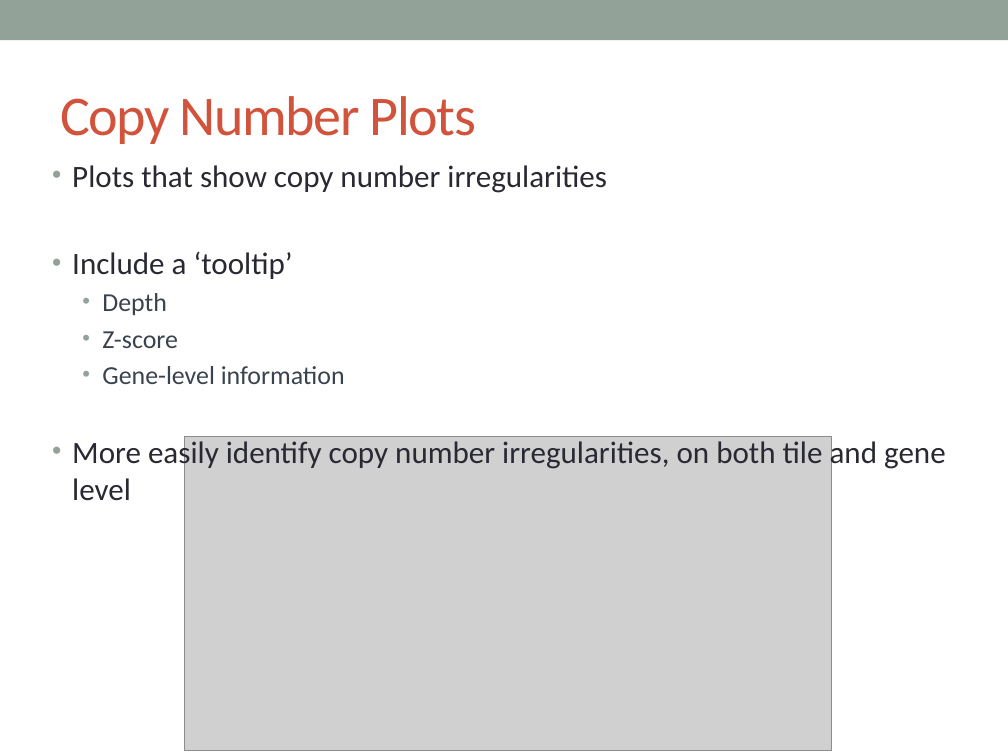
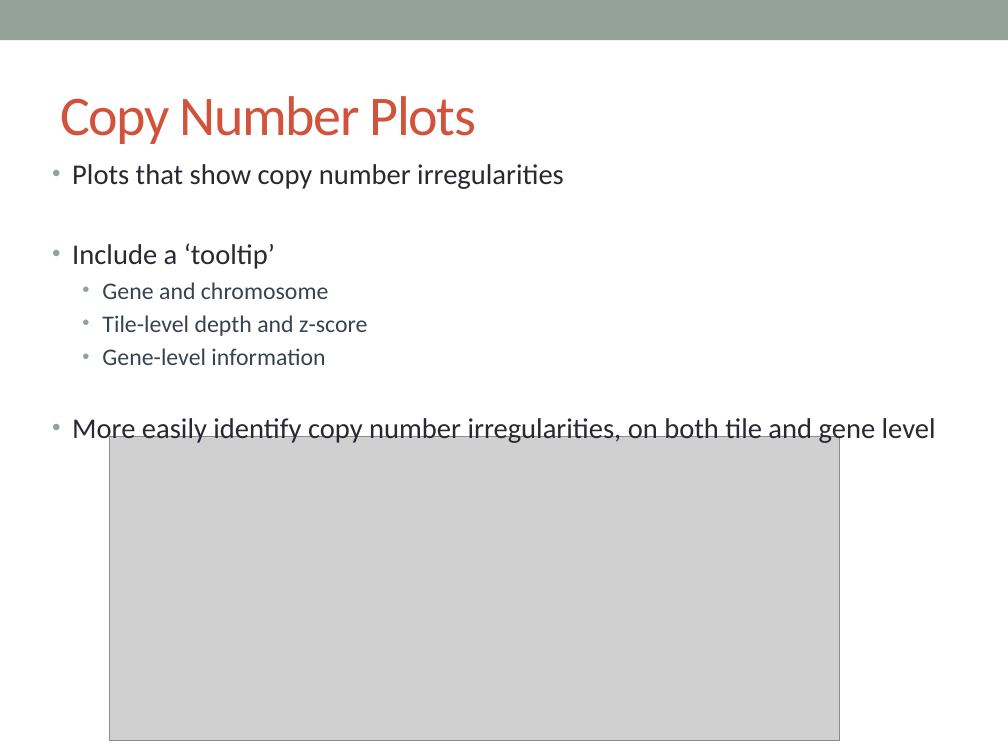
Before and after one commit to lailamargaret/Stanford-2018, a slide deck: slide 3 of MSI Project Presentation.pptx. Drawn at 1008x756 pixels with LibreOffice and Linux fonts; fonts in the diff are those of the drawing; grey boxes stand for pictures. Boxes give left, top, right and bottom in pixels: in the first picture for what was removed or moved away, otherwise in the second. Text is boxed around its words. In the diff, an @@ line names an element or a change of style, - is before the commit and + after.

```diff
--- a/MSI Project Presentation.pptx
+++ b/MSI Project Presentation.pptx
@@ text at [72, 164, 936, 445]: size 22.2 to 20.4 pt in "Plots that show copy number irregularities", "Include a ‘tooltip’", "More easily identify copy number irregularities, on ..."; size 18.5 to 17 pt in "Gene-level information" @@
@@ text at [102, 282, 367, 336]: text changed; size 18.5 to 17 pt @@
-  • Depth
-  • Z-score
+  • Gene and chromosome
+  • Tile-level depth and z-score
@@ picture: place and size @@
-picture at [184, 436, 832, 750]
+picture at [109, 436, 840, 740]
```
Also in this commit, not shown: 1 other file.
